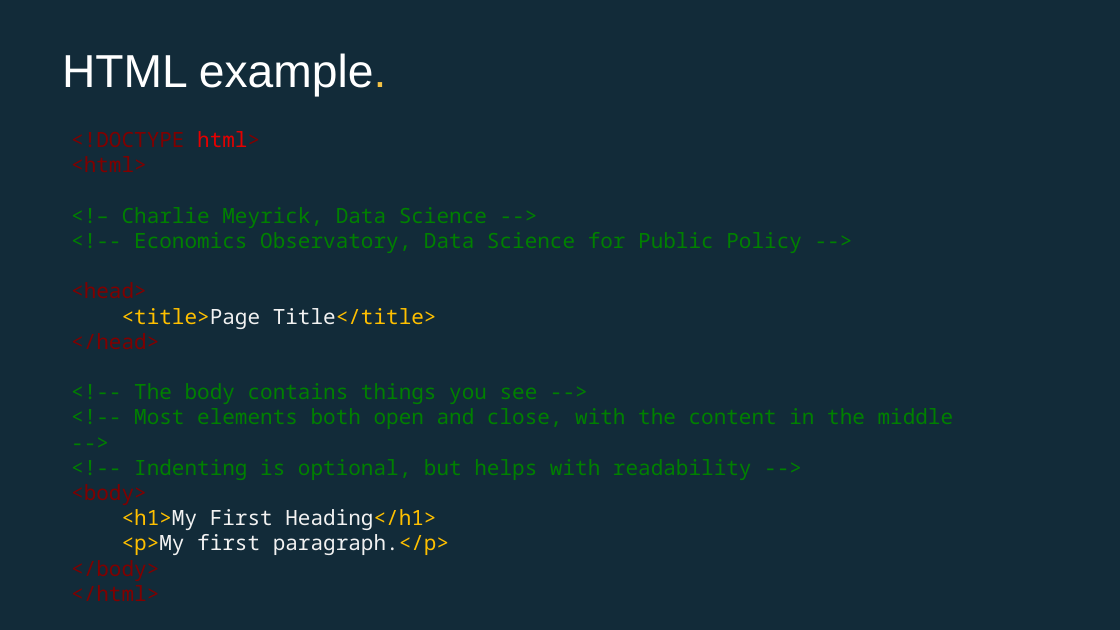
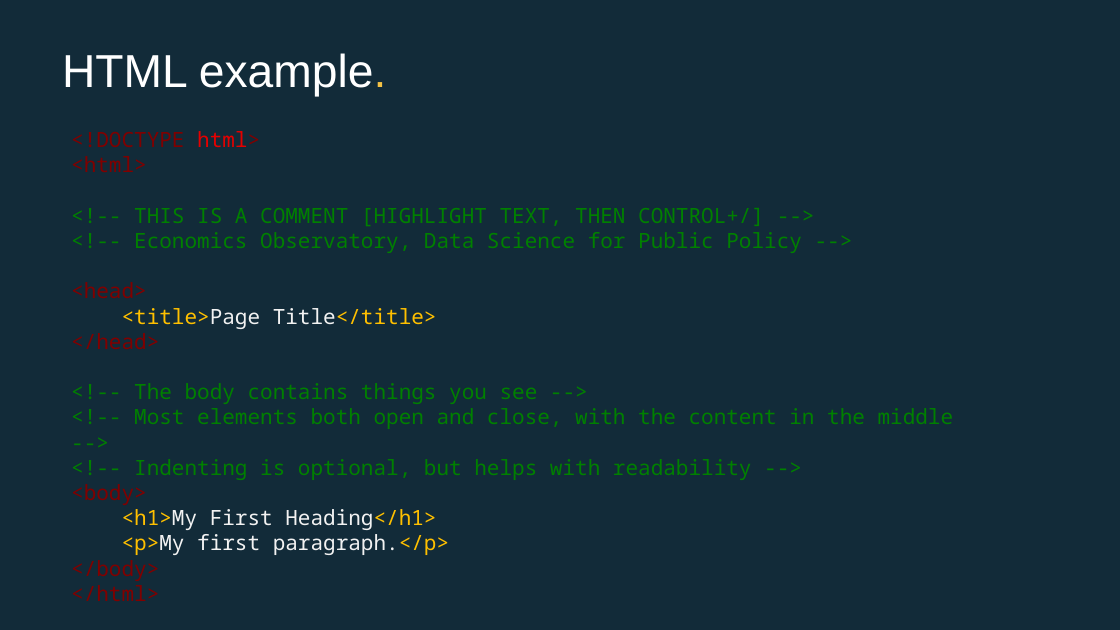
Before and after one commit to EconomicsObservatory/courses, a slide deck: slide 7 of 2/s2_Building_your_first_website.pptx (slide 8 before the commit). Drawn at 1120x630 pixels with LibreOffice and Linux fonts; fonts in the diff are those of the drawing. Boxes give left, top, right and bottom in pixels: in the first picture for what was removed or moved away, otherwise in the second. Text is boxed around its words. In the diff, an @@ line names an element or a change of style, - is before the commit and + after.

```diff
--- a/2/s2_Building_your_first_website.pptx
+++ b/2/s2_Building_your_first_website.pptx
@@ text at bbox=[134, 208, 764, 226]: text changed @@
-<!– Charlie Meyrick, Data Science -->
+<!-- THIS IS A COMMENT [HIGHLIGHT TEXT, THEN CONTROL+/] -->
```
Also in this commit, not shown: 4 other slides changed, 4 slides added, 2 slides removed, 4 other files.
